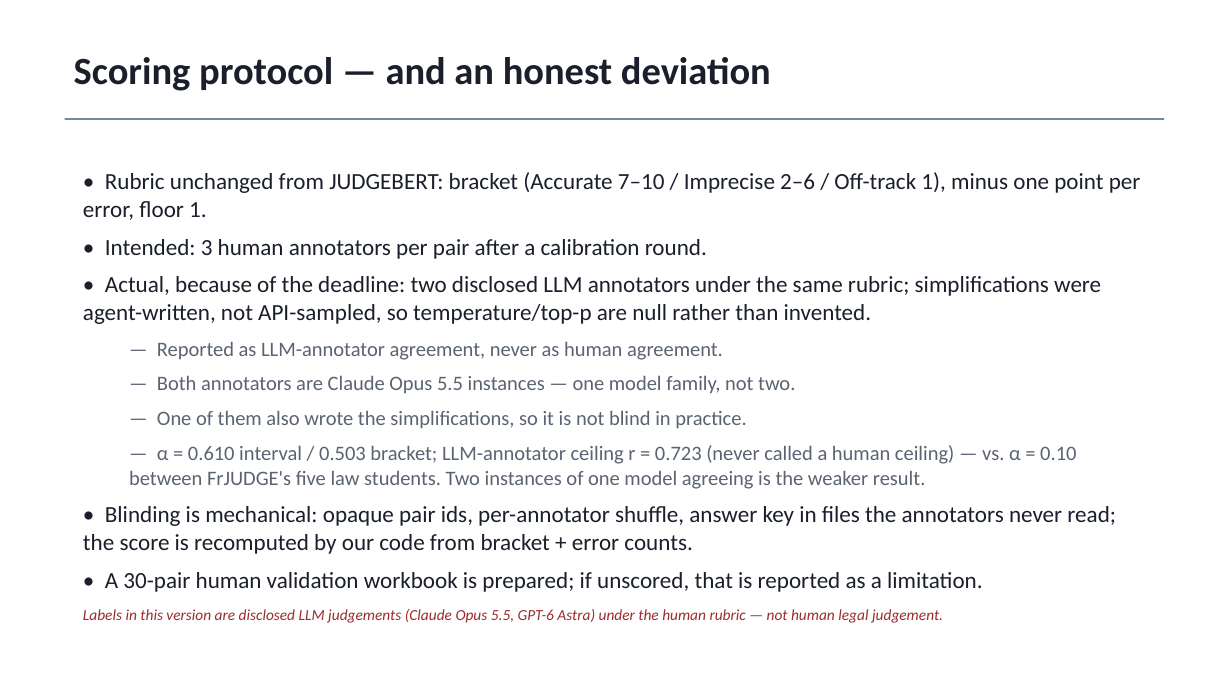
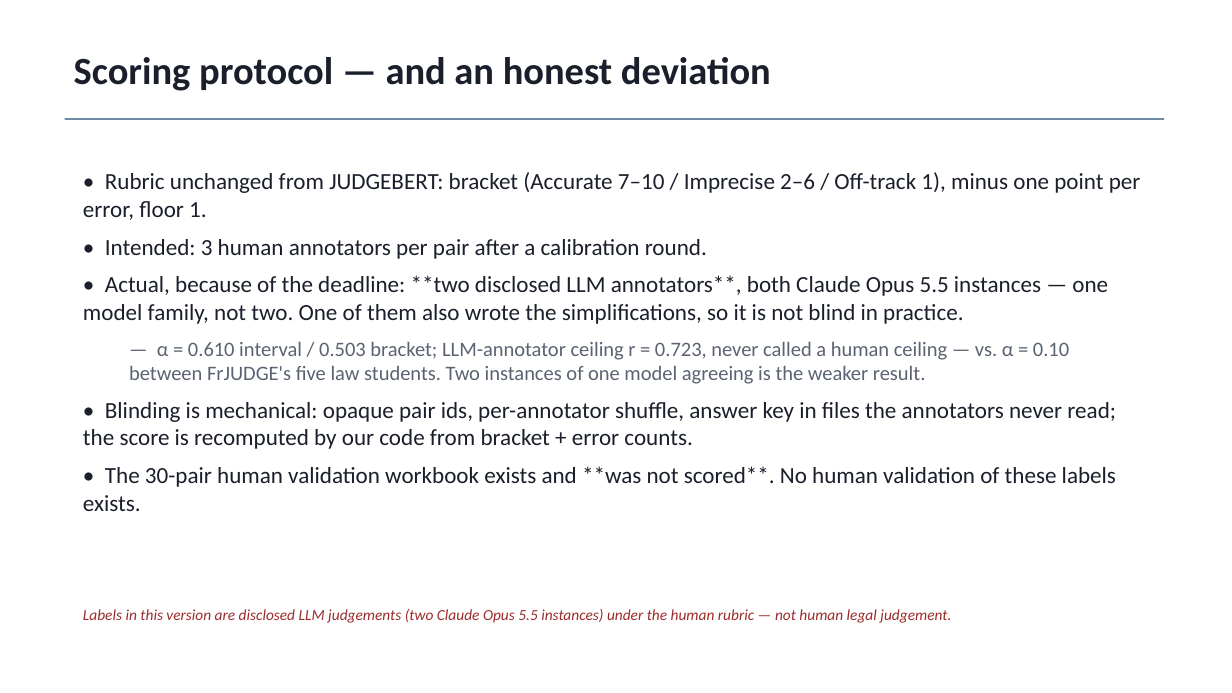
Before and after one commit to atharv-0509/legal-meaning-preservation-hi-en, a slide deck: slide 8 of paper/out/LMP_slides.pptx. Drawn at 1232x693 pixels with LibreOffice and Linux fonts; fonts in the diff are those of the drawing. Boxes give left, top, right and bottom in pixels: in the first picture for what was removed or moved away, otherwise in the second. Text is boxed around its words. In the diff, an @@ line names an element or a change of style, - is before the commit and + after.

```diff
--- a/paper/out/LMP_slides.pptx
+++ b/paper/out/LMP_slides.pptx
@@ text at <box>83,275,1108,384</box>: text changed @@
-• Actual, because of the deadline: two disclosed LLM annotators under the same rubric; simplifications were agent-written, not API-sampled, so temperature/top-p are null rather than invented.
-  — Reported as LLM-annotator agreement, never as human agreement.
-  — Both annotators are Claude Opus 5.5 instances — one model family, not two.
-  — One of them also wrote the simplifications, so it is not blind in practice.
-  — α = 0.610 interval / 0.503 bracket; LLM-annotator ceiling r = 0.723 (never called a human ceiling) — vs. α = 0.10 between FrJUDGE's five law students. Two instances of one model agreeing is the weaker result.
+• Actual, because of the deadline: **two disclosed LLM annotators**, both Claude Opus 5.5 instances — one model family, not two. One of them also wrote the simplifications, so it is not blind in practice.
+  — α = 0.610 interval / 0.503 bracket; LLM-annotator ceiling r = 0.723, never called a human ceiling — vs. α = 0.10 between FrJUDGE's five law students. Two instances of one model agreeing is the weaker result.
@@ text at <box>83,466,1116,511</box>: text changed @@
-• A 30-pair human validation workbook is prepared; if unscored, that is reported as a limitation.
+• The 30-pair human validation workbook exists and **was not scored**. No human validation of these labels exists.
@@ text at <box>83,609,951,623</box>: text changed @@
-Labels in this version are disclosed LLM judgements (Claude Opus 5.5, GPT-6 Astra) under the human rubric — not human legal judgement.
+Labels in this version are disclosed LLM judgements (two Claude Opus 5.5 instances) under the human rubric — not human legal judgement.
```
Also in this commit, not shown: 2 other slides changed, 1 slide added, 3 other files.
